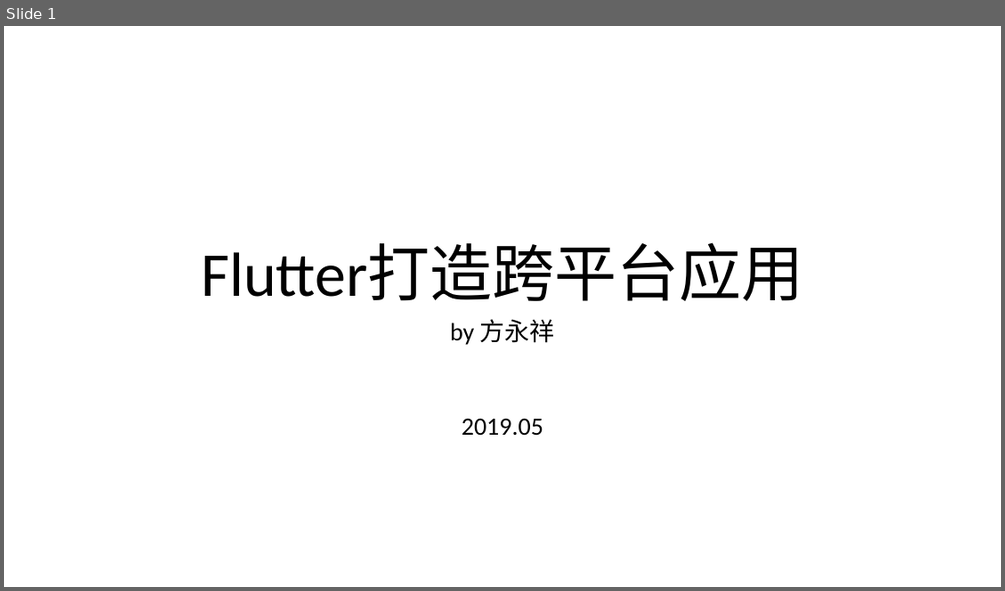
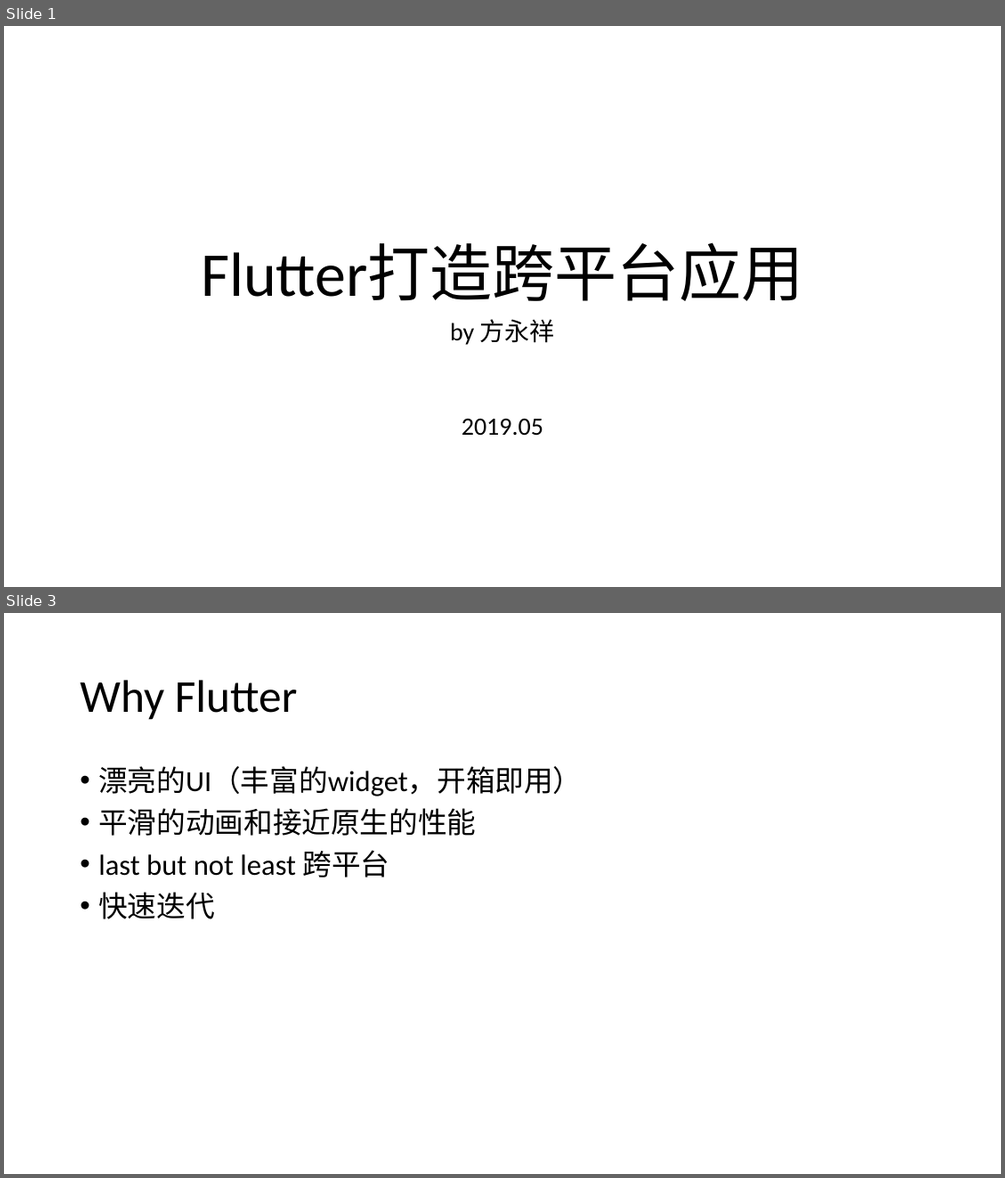
Before and after one commit to strever/realme, a slide deck: assets/misc/flutter.pptx. Shown one above the other, each under a label of ours: slide 1 before the commit, slides 1 and 3 after it; the slides between them are not shown. The pictures are 1005x591 and 1005x1178 pixels, drawn with LibreOffice and Linux fonts; fonts in the diff are those of the drawing. Boxes give left, top, right and bottom in pixels: in the first picture for what was removed or moved away, otherwise in the second. Text is boxed around its words. In the diff, an @@ line names an element or a change of style, - is before the commit and + after.

```diff
--- a/assets/misc/flutter.pptx
+++ b/assets/misc/flutter.pptx
@@ slide 3 added at <box>4,613,1001,1174</box>, background #FFFFFF @@
@@ title added at <box>80,680,298,720</box>, 44 pt, text #000000 @@
+Why Flutter
@@ text added at <box>98,766,582,919</box>, 28 pt, text #000000 @@
+• 漂亮的UI（丰富的widget，开箱即用）
+• 平滑的动画和接近原生的性能
+• last but not least 跨平台
+• 快速迭代
```
Also in this commit, not shown: 3 slides changed, 8 other slides added, 1 slide removed, 22 other files.
